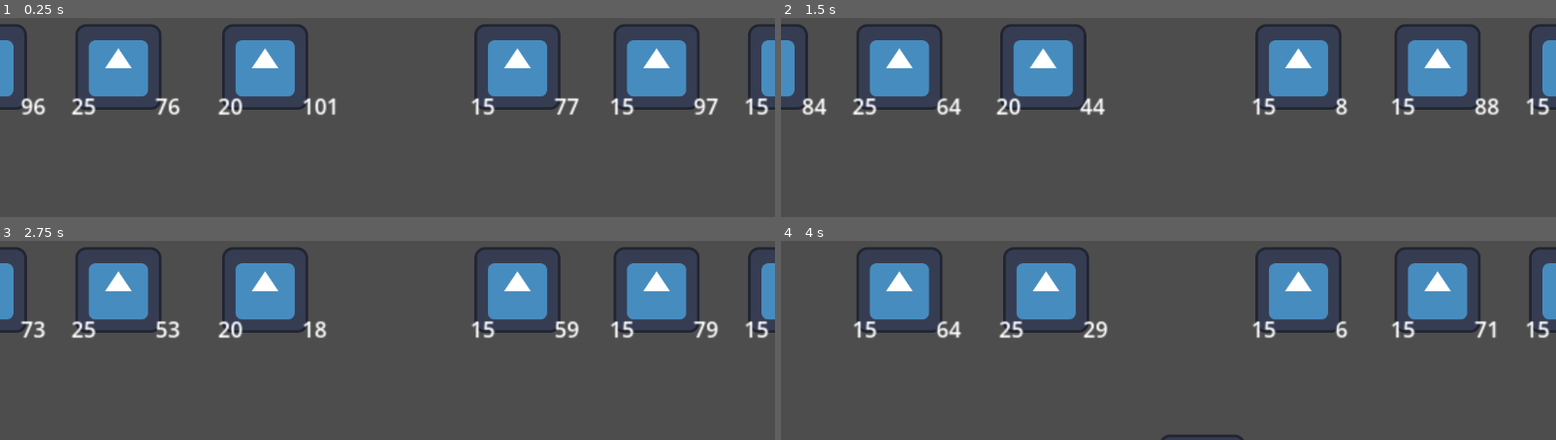
Above: before the commit, frames 1-4 (two rows, left to right).
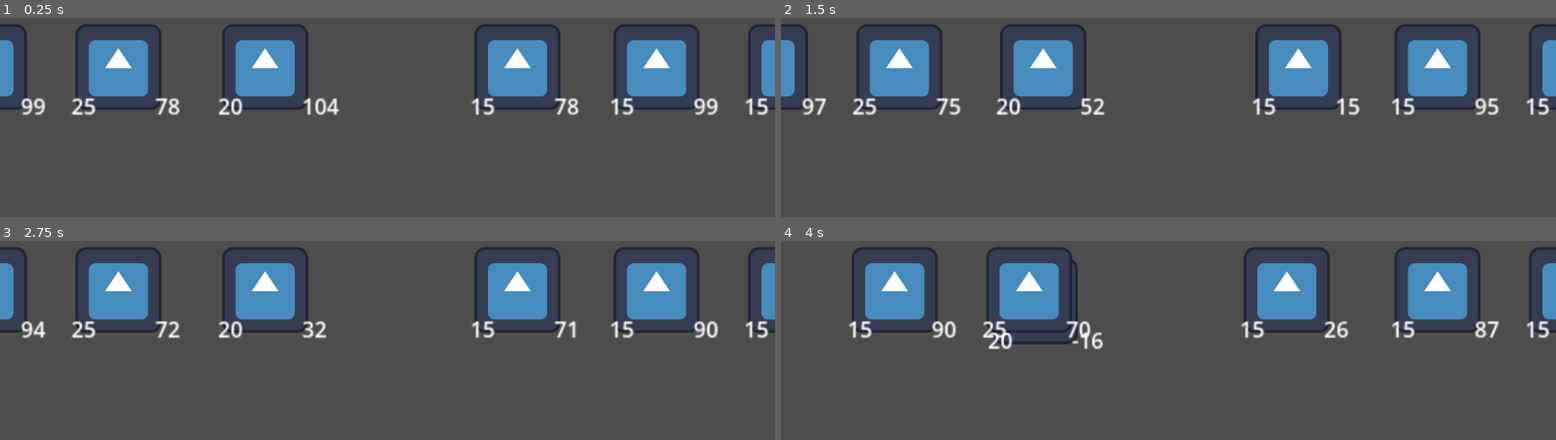
Above: after the commit, the same moments.

Repository: gknutson1/mass-effect-3
Game: Godot game, scene res://battle.tscn
Two runs of this game, one before a commit and one after it. Both use one fixed random seed, a clock stepped at 60 frames per second and the inputs below. The engine's default icon, where the game draws it, is replaced by a stand-in: a white triangle on a blue panel in a dark square.
Inputs:
- Up to frame 1 (0.25 s): no input
- Up to frame 2 (1.5 s): no input
- Up to frame 3 (2.75 s): no input
- Up to frame 4 (4 s): no input

The runs differ from the first frame. In frame 1, 0.4% of the frame differs, in the area x 4-93%, y 40-50%; in frame 2, 0.8%; in frame 3, 0.8%; in frame 4, 7.0%, in the area x 8-93%, y 2-100%.

Commit message:
added if statements for character abilities

Diff:
--- a/Character.gd
+++ b/Character.gd
@@ -30,7 +30,10 @@
 	self.health = health
 	self.attack = attack
 	self.defense = defense
-	self.abilities.append(ability_magic.new())
+	if(char_class == class_options.MAGE):
+		self.abilities.append(ability_magic.new())
+	if(char_class == class_options.ARCHER):
+		self.abilities.append(ability_archer.new())
 	update_labels()
 	return self
 
@@ -86,6 +89,5 @@
 
 func execute_abilities(battle: BattleManager, team: int):
 	for cAbility in abilities:
-		print("test")
 		cAbility.createTarget(battle,team)
 		cAbility.ExecuteAbility(battle, team)
--- a/ability_archer.gd
+++ b/ability_archer.gd
@@ -12,6 +12,7 @@
 	if(team == 2):
 		randomTarget = rng.randf_range(0, battle.team2.size())
 func ExecuteAbility(battle: BattleManager,team: int):
+	print("archer attack" + str(team))
 	if(team == 1):
 		battle.team1[randomTarget].health -= 1
 	if(team == 2):
--- a/ability_magic.gd
+++ b/ability_magic.gd
@@ -7,6 +7,7 @@
 func createTarget(battle: BattleManager,team: int):
 	pass
 func ExecuteAbility(battle: BattleManager,team: int):
+	print("magic attack" + str(team))
 	if(team == 1):
 		for enemies in battle.team1:
 			enemies.health -=damage
